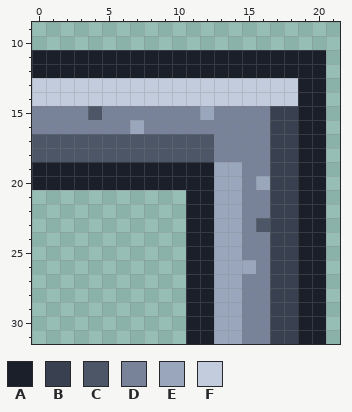
One commit to this pixel-art file: tiles/wall_corner_sw.aseprite. That is the earlier state.
32x32 pixels, 1 frame. Shown: x 0..21, y 9..31.
Palette (. is transparent): A #1b1f2a  B #39404f  C #4c5666  D #78839a  E #9aa6bc  F #c3ccdc
After:
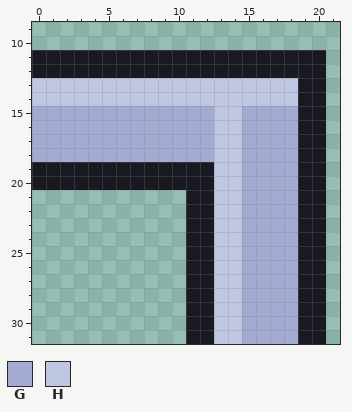
Colours new in this view: G #a3abd2  H #bfc6e2
The exact change:
@@ palette @@
-A #1b1f2a
+A #191922
--- layers "ink", "flat"
@@ x 0..21 @@
 12 AAAAAAAAAAAAAAAAAAAAA.
-13 FFFFFFFFFFFFFFFFFFFAA.
-14 FFFFFFFFFFFFFFFFFFFAA.
-15 DDDDCDDDDDDDEDDDDBBAA.
-16 DDDDDDDEDDDDDDDDDBBAA.
-17 CCCCCCCCCCCCCDDDDBBAA.
-18 CCCCCCCCCCCCCDDDDBBAA.
-19 AAAAAAAAAAAAAEEDDBBAA.
-20 AAAAAAAAAAAAAEEDEBBAA.
-21 ...........AAEEDDBBAA.
-22 ...........AAEEDDBBAA.
-23 ...........AAEEDCBBAA.
-24 ...........AAEEDDBBAA.
-25 ...........AAEEDDBBAA.
-26 ...........AAEEEDBBAA.
-27 ...........AAEEDDBBAA.
-28 ...........AAEEDDBBAA.
-29 ...........AAEEDDBBAA.
-30 ...........AAEEDDBBAA.
-31 ...........AAEEDDBBAA.
+13 HHHHHHHHHHHHHHHHHHHAA.
+14 HHHHHHHHHHHHHHHHHHHAA.
+15 GGGGGGGGGGGGGHHGGGGAA.
+16 GGGGGGGGGGGGGHHGGGGAA.
+17 GGGGGGGGGGGGGHHGGGGAA.
+18 GGGGGGGGGGGGGHHGGGGAA.
+19 AAAAAAAAAAAAAHHGGGGAA.
+20 AAAAAAAAAAAAAHHGGGGAA.
+21 ...........AAHHGGGGAA.
+22 ...........AAHHGGGGAA.
+23 ...........AAHHGGGGAA.
+24 ...........AAHHGGGGAA.
+25 ...........AAHHGGGGAA.
+26 ...........AAHHGGGGAA.
+27 ...........AAHHGGGGAA.
+28 ...........AAHHGGGGAA.
+29 ...........AAHHGGGGAA.
+30 ...........AAHHGGGGAA.
+31 ...........AAHHGGGGAA.
